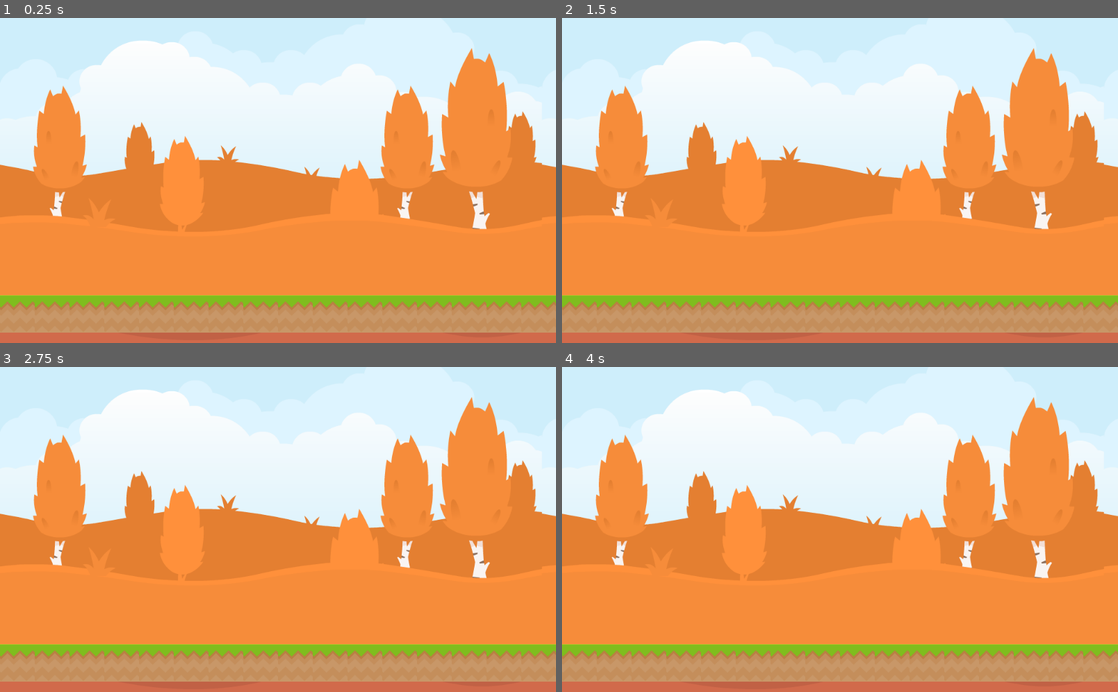
Above: before the commit, frames 1-4 (two rows, left to right).
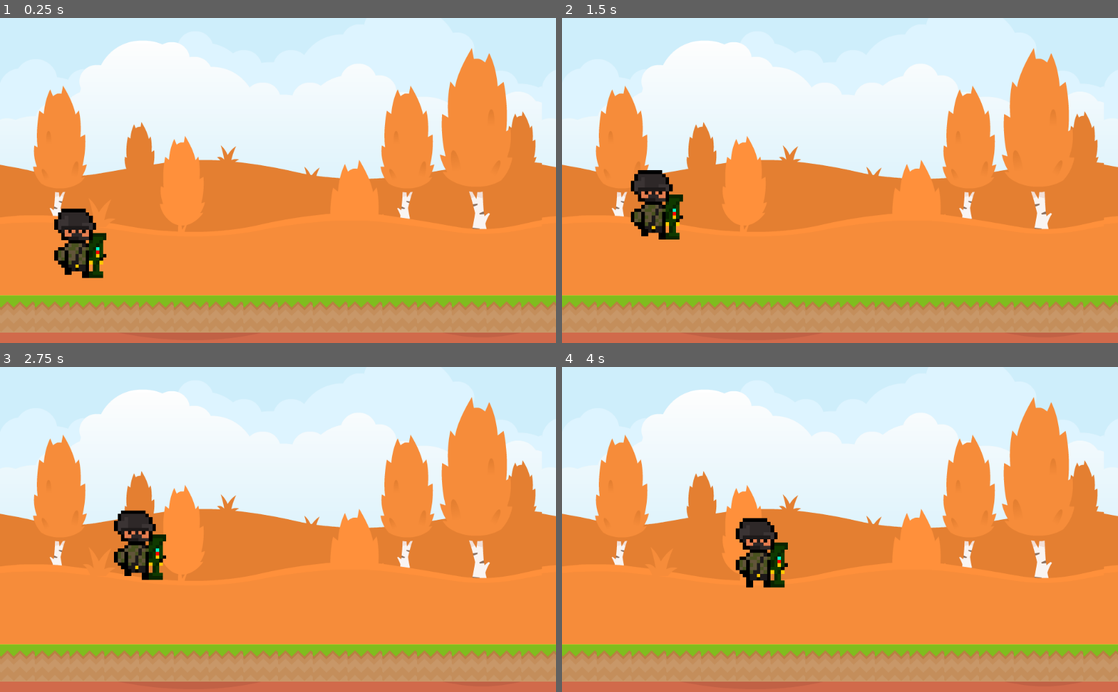
Above: after the commit, the same moments.

Repository: bsu-cs315/P2-ncbarber
Game: Godot game, scene res://src/Level.tscn
The game is run twice, just before and just after one commit, with the same random seed, the same clock (stepped at 60 frames per second) and the same inputs. Before the commit the project has no main scene; this scene is started directly in both runs.
Inputs:
- Up to frame 1 (0.25 s): no input
- Up to frame 2 (1.5 s): hold W (jump, bound only after the commit) 0.53-1.28 s; hold D (right) from 0.53 s (still down); tap Space (jump, bound only before the commit) at 0.8, 1.35 s
- Up to frame 3 (2.75 s): tap W (jump, bound only after the commit) at 1.52, 1.55, 1.82 s; release D (right) at 2.03 s; hold Left (left) from 2.03 s (still down); hold W (jump, bound only after the commit) from 2.03 s (still down); tap Space (jump, bound only before the commit) at 2.3 s
- Up to frame 4 (4 s): release Left (left) at 2.78 s; release W (jump, bound only after the commit) at 2.78 s; hold D (right) from 2.78 s (still down); tap Space (jump, bound only before the commit) at 2.85, 3.8 s; tap W (jump, bound only after the commit) at 3.02, 3.05, 3.32 s; hold W (jump, bound only after the commit) from 3.53 s (still down)

The runs differ from the first frame. In frame 1, 1.5% of the frame differs, in the area x 9-20%, y 58-81%; in frame 2, 1.5%; in frame 3, 1.5%; in frame 4, 1.5%, in the area x 31-41%, y 46-68%.

Commit message:
Finish Character Movement, and Start animations

Diff:
--- a/project/project.godot
+++ b/project/project.godot
@@ -11,6 +11,7 @@
 [application]
 
 config/name="Project2"
+run/main_scene="res://src/Level.tscn"
 config/icon="res://icon.png"
 
 [input]
@@ -29,6 +30,17 @@
 }
 jump={
 "deadzone": 0.5,
+"events": [ Object(InputEventKey,"resource_local_to_scene":false,"resource_name":"","device":0,"alt":false,"shift":false,"control":false,"meta":false,"command":false,"pressed":false,"scancode":87,"unicode":0,"echo":false,"script":null)
+, Object(InputEventKey,"resource_local_to_scene":false,"resource_name":"","device":0,"alt":false,"shift":false,"control":false,"meta":false,"command":false,"pressed":false,"scancode":16777232,"unicode":0,"echo":false,"script":null)
+ ]
+}
+restart={
+"deadzone": 0.5,
+"events": [ Object(InputEventKey,"resource_local_to_scene":false,"resource_name":"","device":0,"alt":false,"shift":false,"control":false,"meta":false,"command":false,"pressed":false,"scancode":82,"unicode":0,"echo":false,"script":null)
+ ]
+}
+rocket_launch={
+"deadzone": 0.5,
 "events": [ Object(InputEventKey,"resource_local_to_scene":false,"resource_name":"","device":0,"alt":false,"shift":false,"control":false,"meta":false,"command":false,"pressed":false,"scancode":32,"unicode":0,"echo":false,"script":null)
  ]
 }
--- a/project/src/Character.gd
+++ b/project/src/Character.gd
@@ -1,5 +1,37 @@
 extends KinematicBody2D
 
+var gravity = 500
+var jumpPower = -350
+var rocketJump = -500
+var speed = 200
+#var currentGravity = gravity
+var jumpped = false
+var velocity = Vector2()
 
+func _physics_process(delta):
+	velocity.x = 0
+	if Input.is_action_pressed("jump"):
+		if is_on_floor():
+			velocity.y = jumpPower
+			jumpped = true
+	elif Input.is_action_pressed("rocket_launch"):
+		if is_on_floor():
+			velocity.y = rocketJump
+			jumpped = true
+	elif Input.is_action_pressed("right"):
+		velocity.x += speed
+		if is_on_floor():
+			$AnimatedSprite.animation = "walking"
+			$AnimatedSprite.flip_h = false
+			$AnimatedSprite.play()
+	elif Input.is_action_pressed("left"):
+		velocity.x -= speed
+		if is_on_floor():
+			$AnimatedSprite.animation = "walking"
+			$AnimatedSprite.flip_h = true
+			$AnimatedSprite.play()
 
-func _physics_process(delta) -> void:
+	velocity.y += gravity * delta
+	if jumpped and is_on_floor():
+		jumpped = false
+	velocity = move_and_slide(velocity, Vector2(0,-1))
--- a/project/src/Character.tscn
+++ b/project/src/Character.tscn
@@ -1,28 +1,32 @@
 [gd_scene load_steps=7 format=2]
 
-[ext_resource path="res://assets/launcherMan3.png" type="Texture" id=1]
+[ext_resource path="res://assets/launcherMan.png" type="Texture" id=1]
 [ext_resource path="res://assets/launcherMan2.png" type="Texture" id=2]
-[ext_resource path="res://assets/launcherMan1.png" type="Texture" id=3]
+[ext_resource path="res://assets/launcherMan3.png" type="Texture" id=3]
 [ext_resource path="res://src/Character.gd" type="Script" id=4]
 
 [sub_resource type="SpriteFrames" id=1]
 animations = [ {
-"frames": [ ExtResource( 3 ), ExtResource( 2 ), ExtResource( 1 ) ],
+"frames": [ ExtResource( 1 ), ExtResource( 2 ), ExtResource( 3 ) ],
 "loop": true,
 "name": "walking",
 "speed": 5.0
 } ]
 
 [sub_resource type="RectangleShape2D" id=2]
-extents = Vector2( 7.95205, 10.2683 )
+extents = Vector2( 247.046, 324.343 )
 
 [node name="Character" type="KinematicBody2D"]
 script = ExtResource( 4 )
 
 [node name="AnimatedSprite" type="AnimatedSprite" parent="."]
+position = Vector2( -1.7803, 1.77881 )
+scale = Vector2( 0.2, 0.2 )
 frames = SubResource( 1 )
 animation = "walking"
 frame = 2
 
 [node name="CollisionShape2D" type="CollisionShape2D" parent="."]
+position = Vector2( -0.21228, 0.612473 )
+scale = Vector2( 0.2, 0.2 )
 shape = SubResource( 2 )
--- /dev/null
+++ b/project/src/Level.gd
@@ -0,0 +1,18 @@
+extends Node2D
+
+var character : KinematicBody2D
+
+func _ready():
+	make_player()
+
+func _process(_delta):
+	if Input.is_action_pressed("restart"):
+		restart_level()
+
+func make_player():
+	character = load("res://src/Character.tscn").instance()
+	character.position = Vector2(150,400)
+	call_deferred("add_child", character)
+
+func restart_level():
+	var _restart = get_tree().change_scene("res://src/Level.tscn")
--- a/project/src/Level.tscn
+++ b/project/src/Level.tscn
@@ -1,7 +1,8 @@
-[gd_scene load_steps=6 format=2]
+[gd_scene load_steps=7 format=2]
 
 [ext_resource path="res://assets/backgroundColorFall.png" type="Texture" id=1]
 [ext_resource path="res://assets/tiles.png" type="Texture" id=2]
+[ext_resource path="res://src/Level.gd" type="Script" id=4]
 
 [sub_resource type="ConvexPolygonShape2D" id=1]
 points = PoolVector2Array( 0, 0, 72, 0, 72, 69, 0, 69 )
@@ -54,6 +55,7 @@
 1/z_index = 0
 
 [node name="Level" type="Node2D"]
+script = ExtResource( 4 )
 
 [node name="ParallaxBackground" type="ParallaxBackground" parent="."]
 
Binary file added: project/assets/launcherMan.png
Not shown, changed: project/assets/launcherMan.png.import
Binary file removed: project/assets/launcherMan1.png
Binary file changed: project/assets/launcherMan2.png
Binary file changed: project/assets/launcherMan3.png
